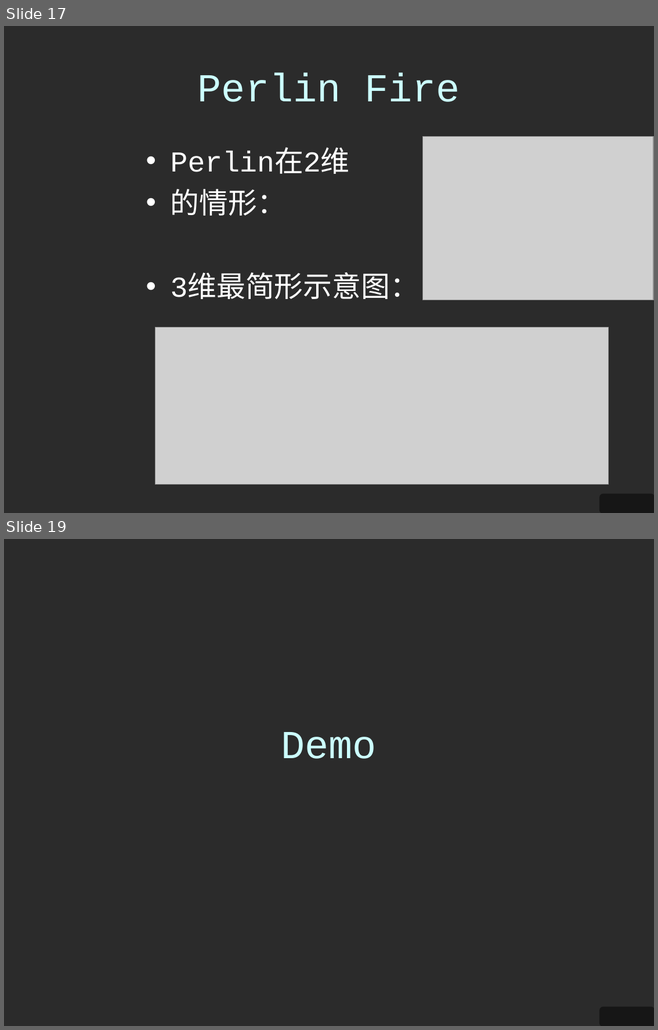
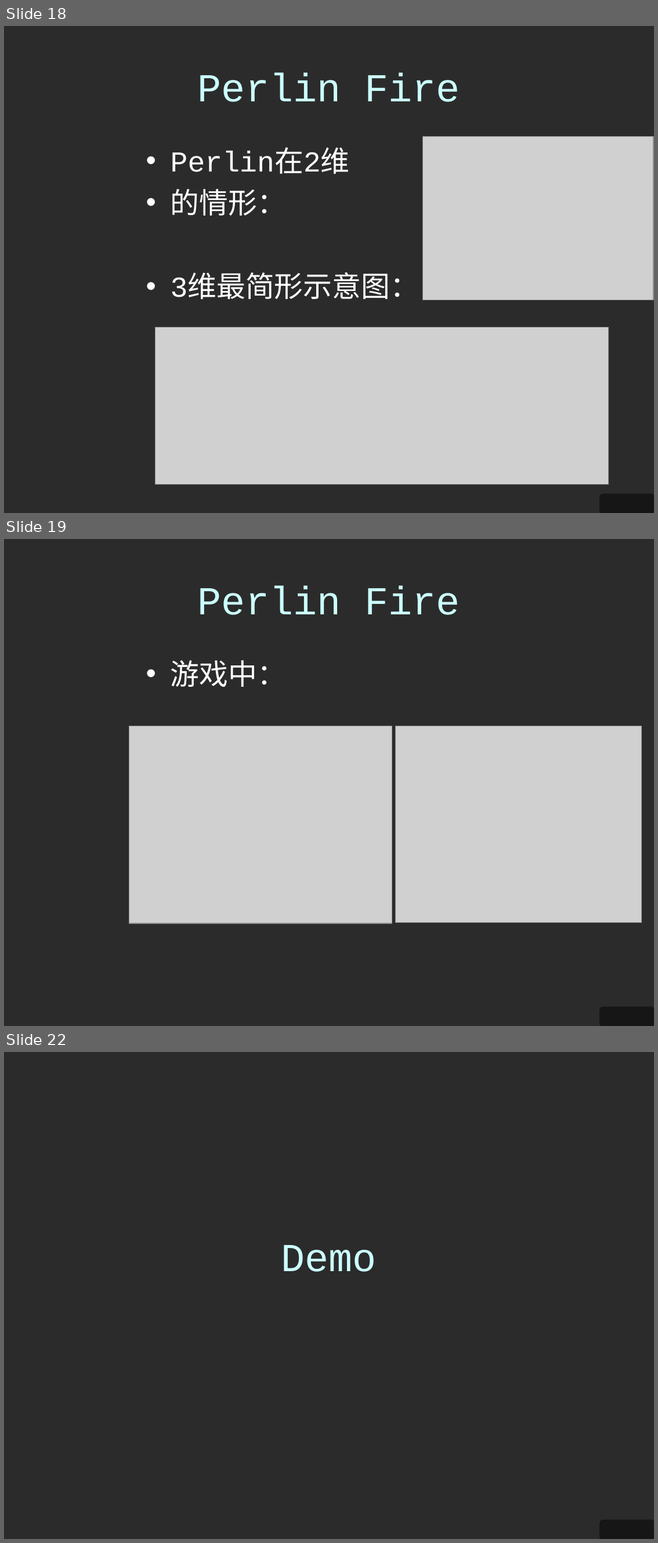
Before and after one commit to legendxcheng/rs-engine, a slide deck: doc/final presentation.ppt. Shown one above the other, each under a label of ours: slides 17 and 19 before the commit, slides 18, 19 and 22 after it; the slides between them are not shown. The pictures are 658x1030 and 658x1543 pixels, drawn with LibreOffice and Linux fonts; fonts in the diff are those of the drawing; grey boxes stand for pictures; background and template pictures are left out; a plain dark background stands for a picture behind light text. Boxes give left, top, right and bottom in pixels: in the first picture for what was removed or moved away, otherwise in the second. Text is boxed around its words. In the diff, an @@ line names an element or a change of style, - is before the commit and + after.

```diff
--- a/doc/final presentation.ppt
+++ b/doc/final presentation.ppt
@@ slide 19 added at box(4, 539, 654, 1026), background picture (left out) @@
@@ title added at box(198, 586, 459, 615), 44 pt, text #CCFFFF @@
+Perlin Fire
@@ text added at box(170, 660, 286, 687), 32 pt, text #FFFFFF @@
+• 游戏中：
@@ picture added at box(129, 726, 392, 924) @@
@@ picture added at box(396, 726, 642, 923) @@
@@ rounded rectangle added at box(600, 1008, 654, 1026), fill #161616, outline #161616 2.01 pt @@
@@ what was slide 17 is now slide 18 @@
@@ what was slide 19 is now slide 22 @@
```
Also in this commit, not shown: 7 slides changed, 2 other slides added.
